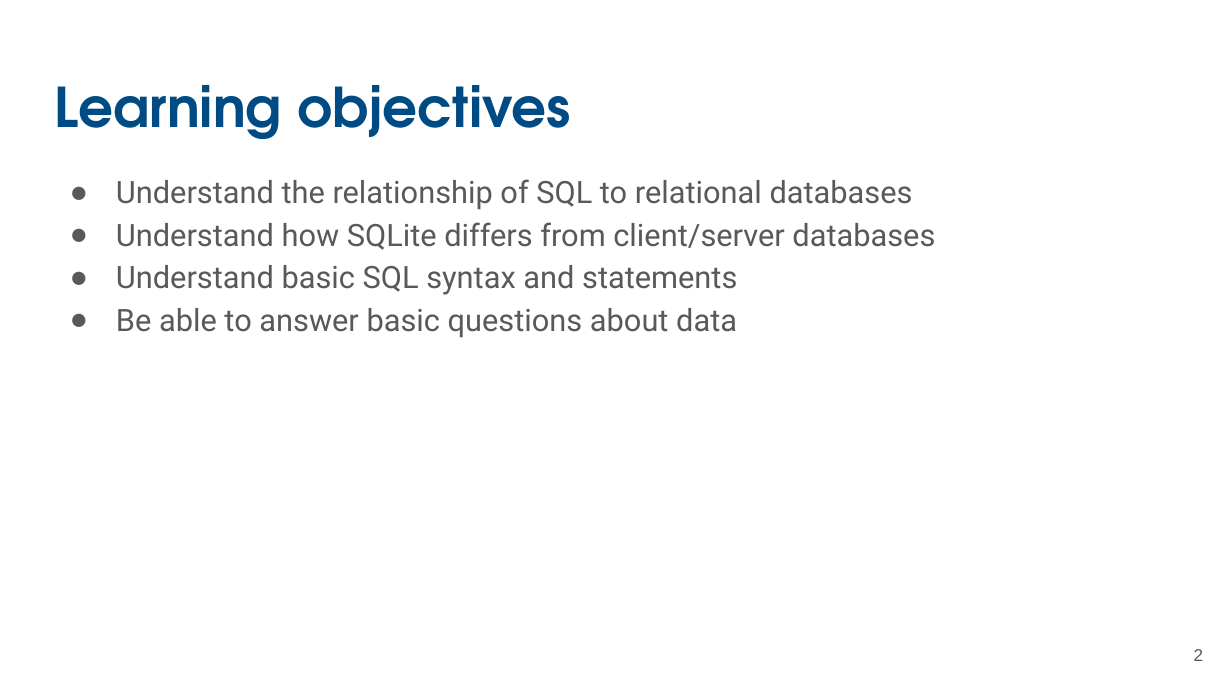
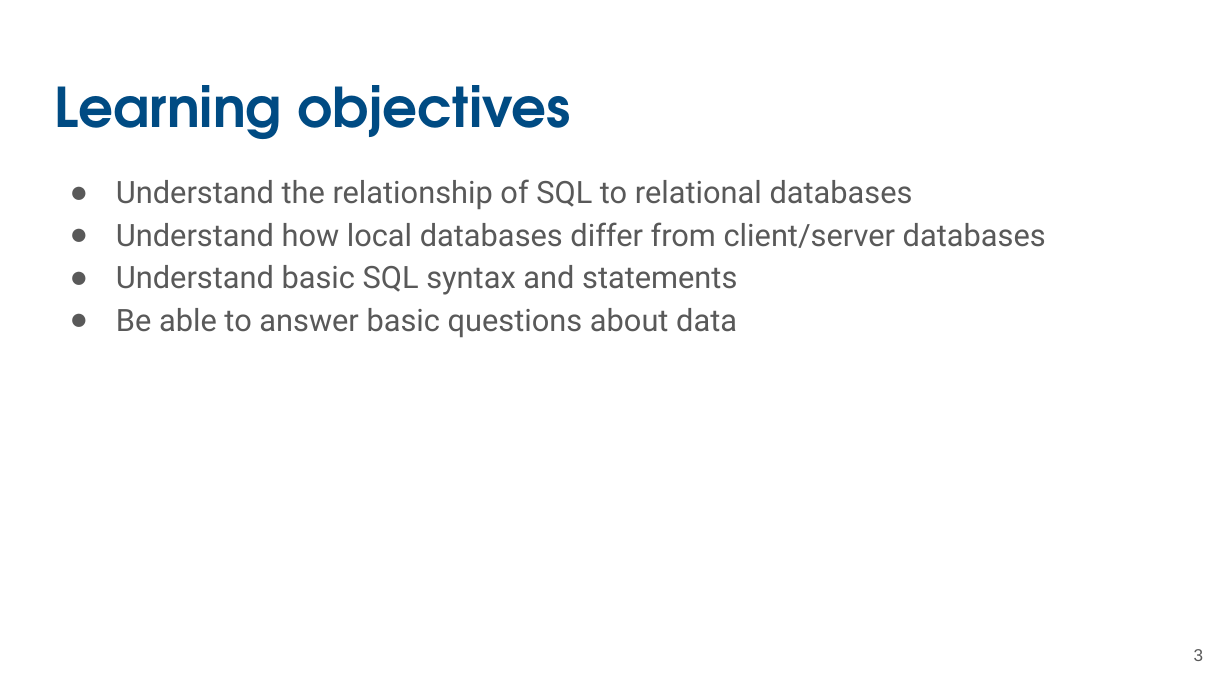
Before and after one commit to UCSB-Library-Research-Data-Services/bren-eds213, a slide deck: slide 3 of modules/week03/slides-03.pptx (slide 2 before the commit). Drawn at 1232x693 pixels with LibreOffice and Linux fonts; fonts in the diff are those of the drawing. Boxes give left, top, right and bottom in pixels: in the first picture for what was removed or moved away, otherwise in the second. Text is boxed around its words. In the diff, an @@ line names an element or a change of style, - is before the commit and + after.

```diff
--- a/modules/week03/slides-03.pptx
+++ b/modules/week03/slides-03.pptx
@@ text at box(116, 222, 1046, 248): text changed @@
-● Understand how SQLite differs from client/server databases
+● Understand how local databases differ from client/server databases
@@ page number at box(1194, 649, 1204, 661): text changed @@
-2
+3
```
Also in this commit, not shown: 5 other slides changed, 2 slides added, 2 slides removed, 5 other files.
